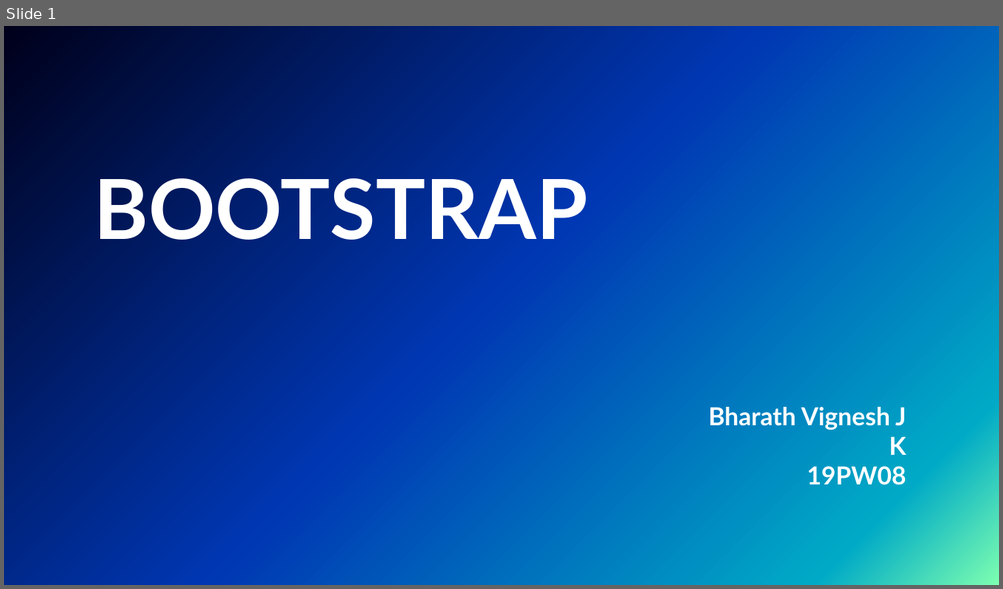
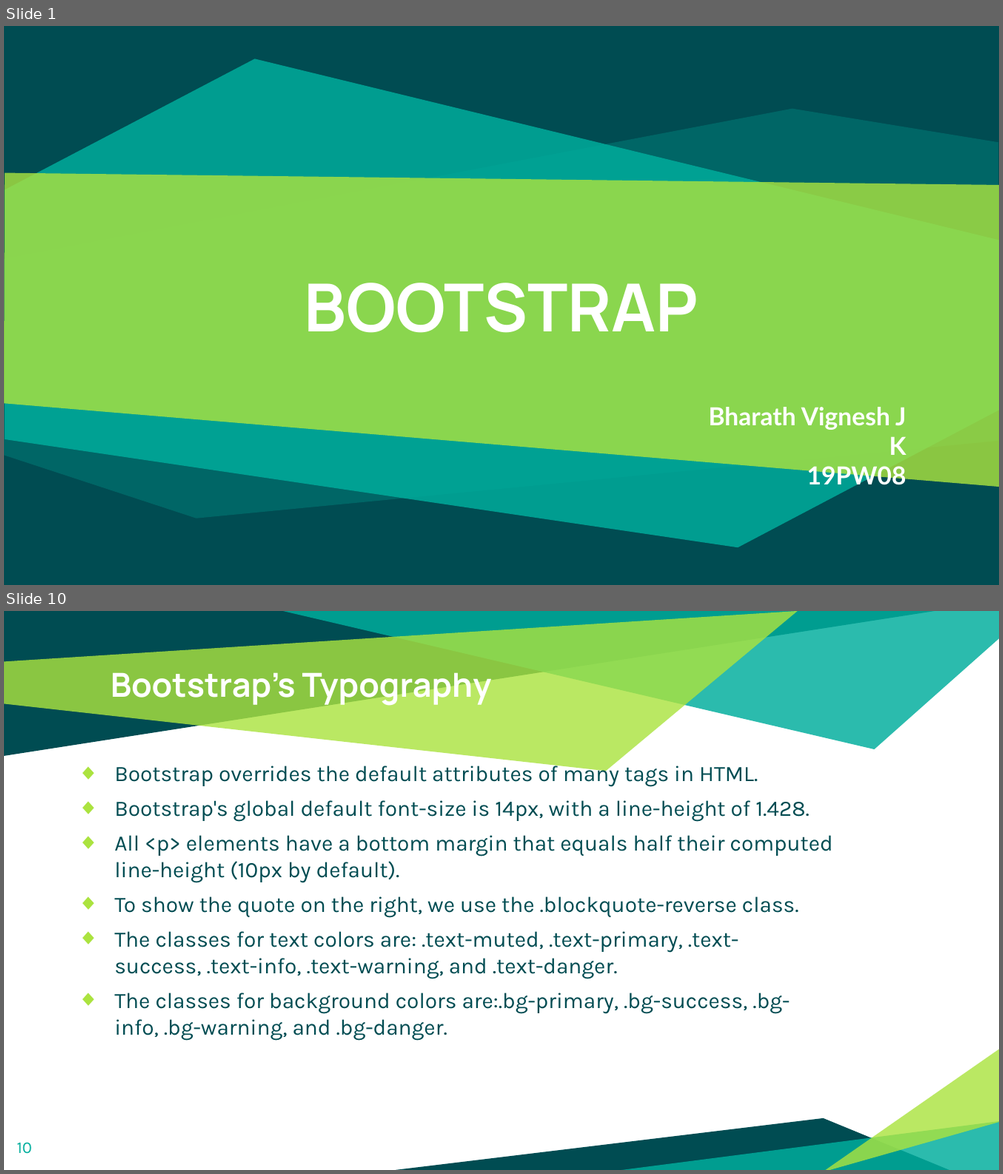
Before and after one commit to RazCrimson/Lab_Main, a slide deck: Sem 2/Web development Lab/Class/Bootstrap.pptx. Shown one above the other, each under a label of ours: slide 1 before the commit, slides 1 and 10 after it; the slides between them are not shown. The pictures are 1003x589 and 1003x1174 pixels, drawn with LibreOffice and Linux fonts; fonts in the diff are those of the drawing; background and template pictures are left out. Boxes give left, top, right and bottom in pixels: in the first picture for what was removed or moved away, otherwise in the second. Text is boxed around its words. In the diff, an @@ line names an element or a change of style, - is before the commit and + after.

```diff
--- a/Sem 2/Web development Lab/Class/Bootstrap.pptx
+++ b/Sem 2/Web development Lab/Class/Bootstrap.pptx
@@ slide 10 added at [4, 611, 999, 1170], background #FFFFFF @@
@@ title added at [111, 672, 492, 706], 24 pt, text #FFFFFF, bold @@
+Bootstrap’s Typography
@@ text added at [114, 761, 833, 1041], 16 pt, text #004C52 @@
+◆ Bootstrap overrides the default attributes of many tags in HTML.
+◆ Bootstrap's global default font-size is 14px, with a line-height of 1.428.
+◆ All <p> elements have a bottom margin that equals half their computed line-height (10px by default).
+◆ To show the quote on the right, we use the .blockquote-reverse class.
+◆ The classes for text colors are: .text-muted, .text-primary, .text-success, .text-info, .text-warning, and .text-danger.
+◆ The classes for background colors are:.bg-primary, .bg-success, .bg-info, .bg-warning, and .bg-danger.
@@ group added at [4, 611, 999, 1170]: 6 freeform shapes @@
@@ page number added at [17, 1142, 32, 1154], 12 pt, text #00AE9D @@
+10
@@ slide 1 changed as well @@
@@ background picture (left out) to #004C52 @@
@@ freeform shape added at [5, 59, 999, 548], fill #00AE9D at 83% opacity @@
@@ freeform shape added at [4, 109, 998, 518], fill #00AE9D at 27% opacity @@
@@ freeform shape added at [4, 173, 999, 488], fill #ABE33F at 81% opacity @@
@@ title "BOOTSTRAP": place and size @@
-title "BOOTSTRAP" at [94, 167, 588, 254]
+title "BOOTSTRAP" at [304, 283, 698, 333]
@@ title "BOOTSTRAP" at [304, 283, 698, 333]: size 60 to 48 pt, font Lato to Manrope; alignment left to centre; vertical alignment top to middle @@
```
Also in this commit, not shown: 6 other slides changed, 9 other slides added, 4 slides removed, 32 other files.
